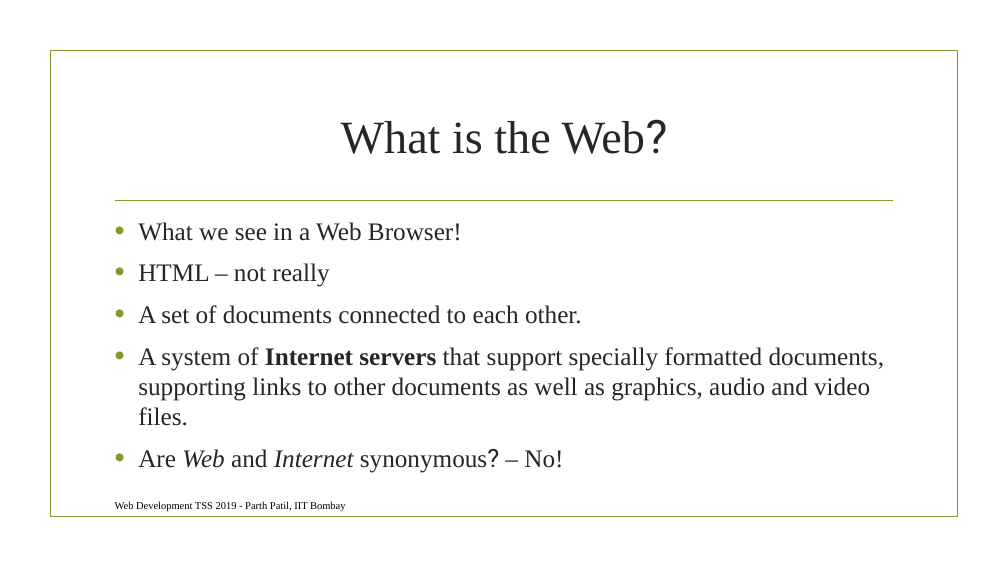
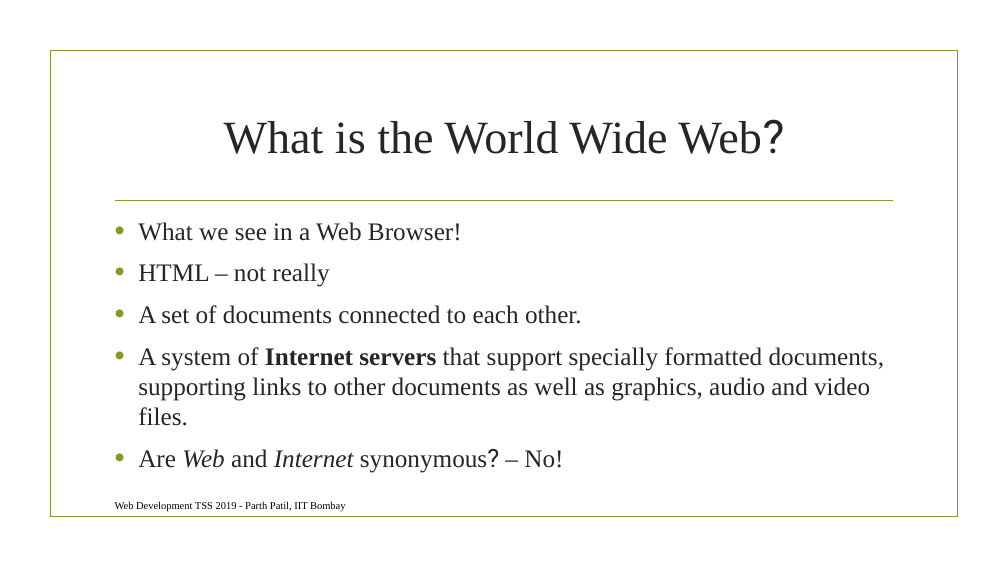
Before and after one commit to parthvpatil/parthvpatil.github.io, a slide deck: slide 4 of assets/files/blog/tutorials/webdev/Part1.pptx. Drawn at 1008x567 pixels with LibreOffice and Linux fonts; fonts in the diff are those of the drawing; background and template pictures are left out. Boxes give left, top, right and bottom in pixels: in the first picture for what was removed or moved away, otherwise in the second. Text is boxed around its words. In the diff, an @@ line names an element or a change of style, - is before the commit and + after.

```diff
--- a/assets/files/blog/tutorials/webdev/Part1.pptx
+++ b/assets/files/blog/tutorials/webdev/Part1.pptx
@@ title at <box>224,119,784,154</box>: text changed @@
-What is the Web?
+What is the World Wide Web?
```
Also in this commit, not shown: 5 other slides changed, 3 other files.
